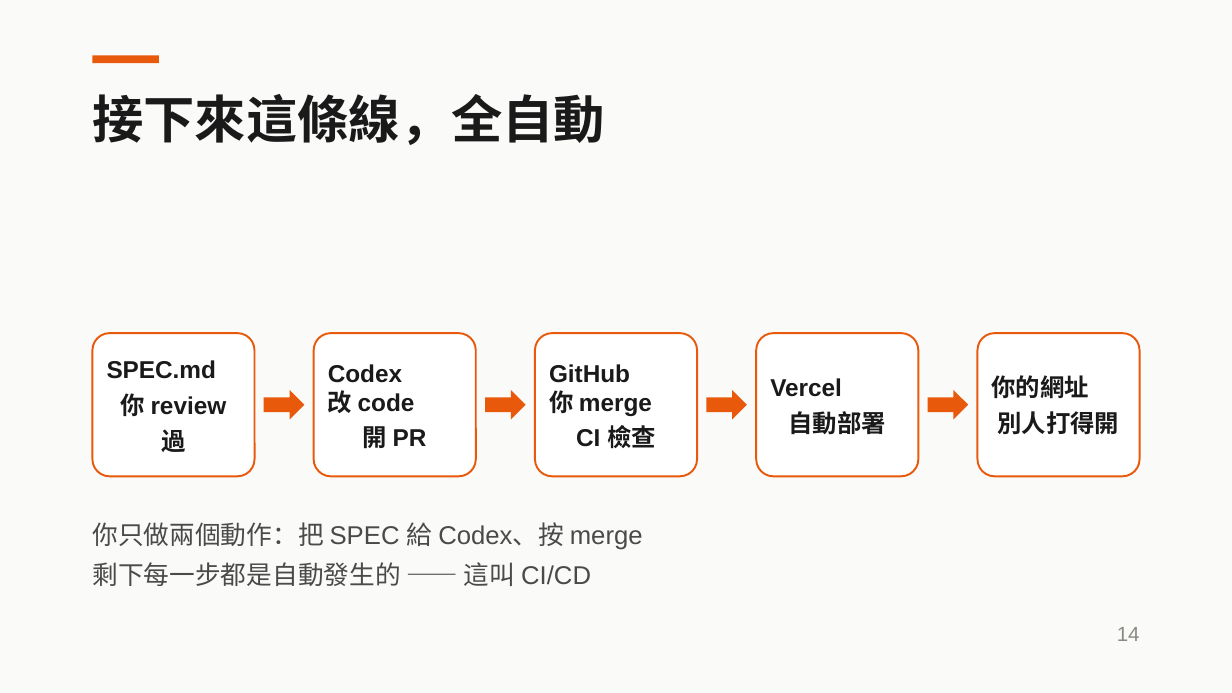
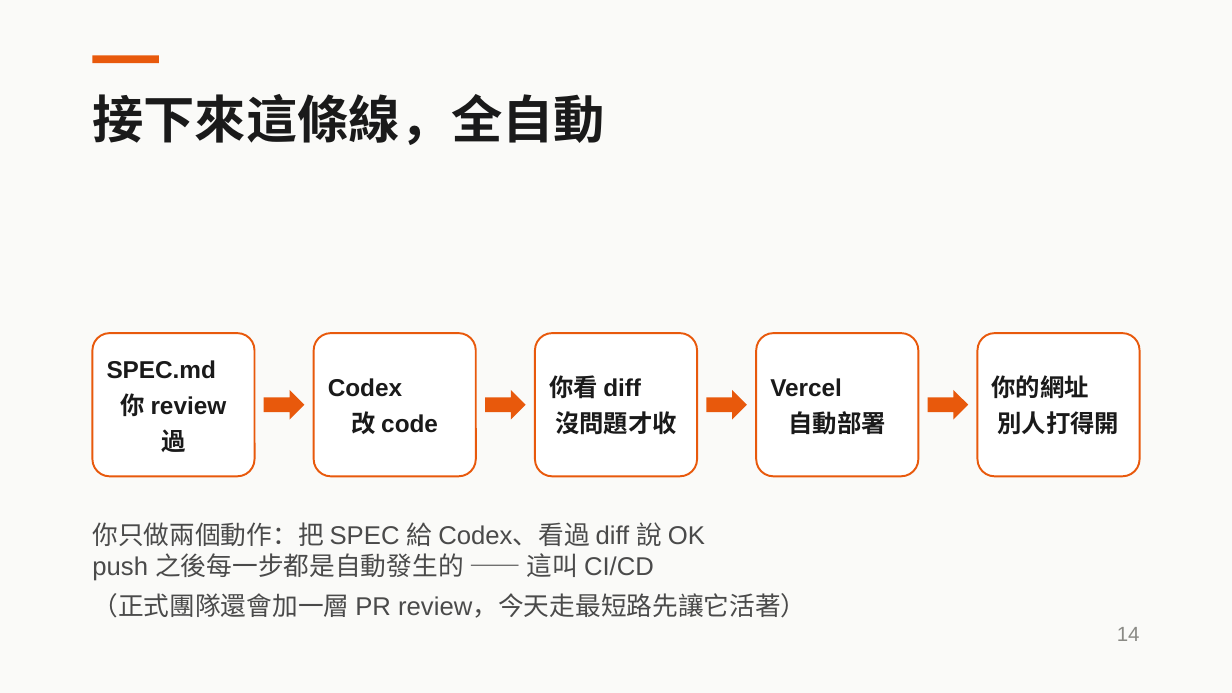
Before and after one commit to young-ai-courses/ai-agent-workshop, a slide deck: slide 14 of slides/2026-08-13-第二堂-做一個自己的AI-Agent.pptx. Drawn at 1232x693 pixels with LibreOffice and Linux fonts; fonts in the diff are those of the drawing. Boxes give left, top, right and bottom in pixels: in the first picture for what was removed or moved away, otherwise in the second. Text is boxed around its words. In the diff, an @@ line names an element or a change of style, - is before the commit and + after.

Commit message:
docs(lesson2): refresh slides (Groq/RLS wording, git flow, install step)

```diff
--- a/slides/2026-08-13-第二堂-做一個自己的AI-Agent.pptx
+++ b/slides/2026-08-13-第二堂-做一個自己的AI-Agent.pptx
@@ text in rounded rectangle at <box>328,378,438,434</box>: text changed @@
-Codex
-改 code
-開 PR
+Codex
+改 code
@@ text in rounded rectangle at <box>549,375,677,435</box>: text changed @@
-GitHub
-你 merge
-CI 檢查
+你看 diff
+沒問題才收
@@ text at <box>92,522,807,618</box>: text changed @@
-你只做兩個動作：把 SPEC 給 Codex、按 merge
-剩下每一步都是自動發生的 —— 這叫 CI/CD
+你只做兩個動作：把 SPEC 給 Codex、看過 diff 說 OK
+push 之後每一步都是自動發生的 —— 這叫 CI/CD
+（正式團隊還會加一層 PR review，今天走最短路先讓它活著）
```
Also in this commit, not shown: 2 other slides changed, 3 other files.
